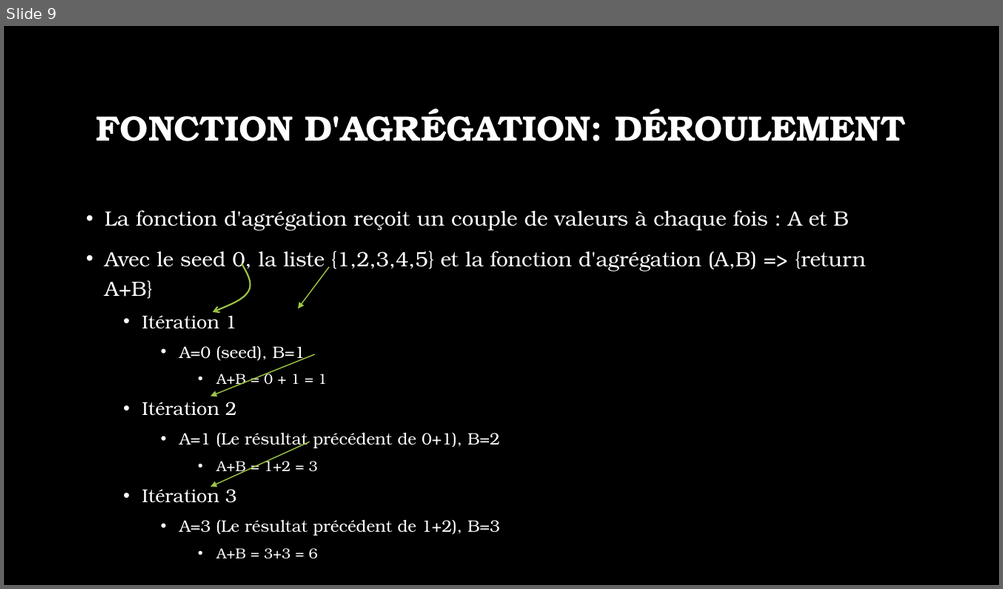
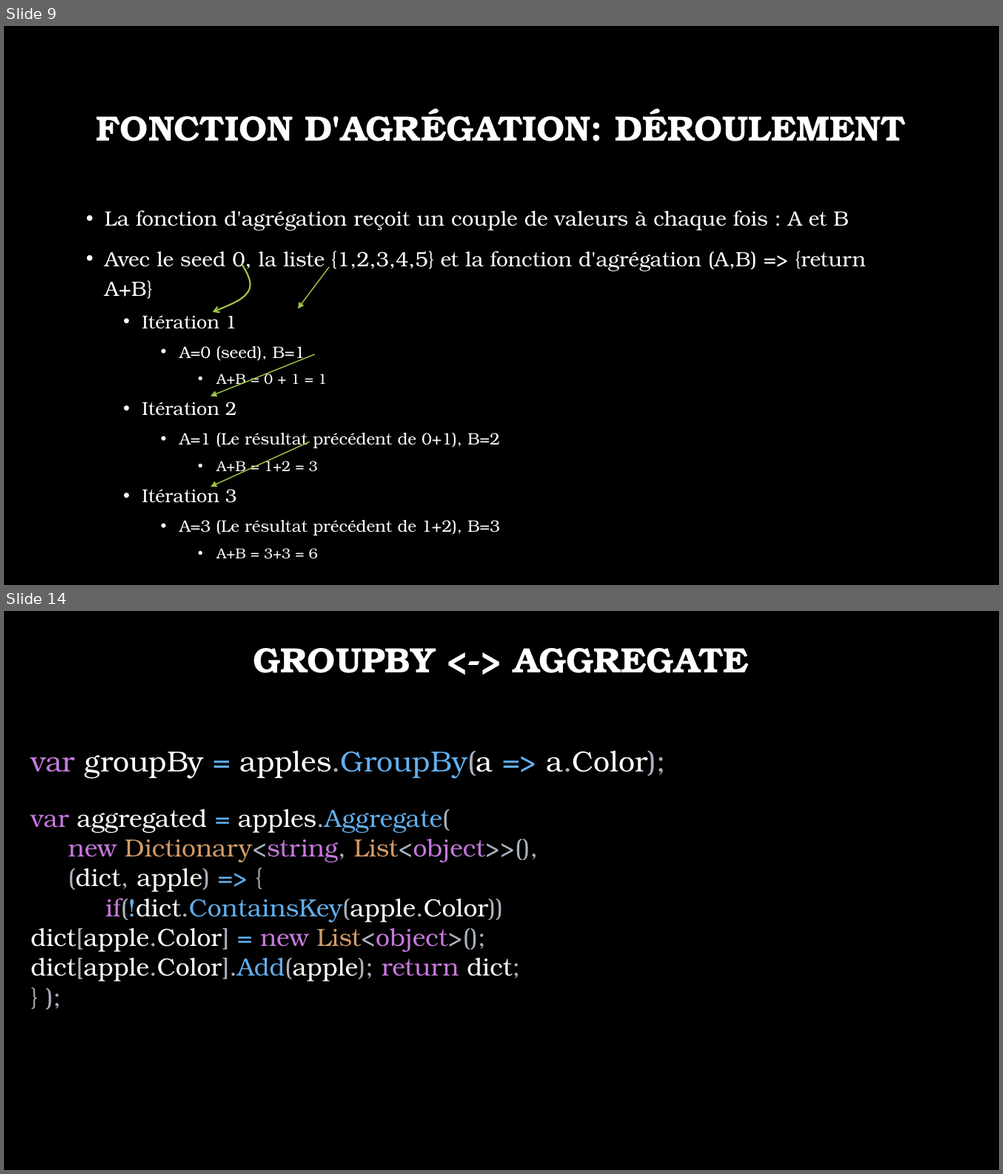
Before and after one commit to jonathanMelly/323-Programmation_fonctionnelle, a slide deck: supports/source/03-Reduce.pptx. Shown one above the other, each under a label of ours: slide 9 before the commit, slides 9 and 14 after it; the slides between them are not shown. The pictures are 1003x589 and 1003x1174 pixels, drawn with LibreOffice and Linux fonts; fonts in the diff are those of the drawing; background and template pictures are left out. Boxes give left, top, right and bottom in pixels: in the first picture for what was removed or moved away, otherwise in the second. Text is boxed around its words. In the diff, an @@ line names an element or a change of style, - is before the commit and + after.

Commit message:
feat(reduce ppt): added groupby+dictionary

```diff
--- a/supports/source/03-Reduce.pptx
+++ b/supports/source/03-Reduce.pptx
@@ slide 14 added at box(4, 611, 999, 1170), background picture (left out) @@
@@ title added at box(253, 648, 748, 673), 34 pt, text #FFFFFF, bold @@
+GROUPBY <-> AGGREGATE
@@ text added at box(31, 751, 666, 778), 28 pt, text #FFFFFF @@
+var groupBy = apples.GroupBy(a => a.Color);
@@ text added at box(31, 809, 538, 982), 24 pt, text #FFFFFF @@
+var aggregated = apples.Aggregate(
+new Dictionary<string, List<object>>(),
+(dict, apple) => {
+if(!dict.ContainsKey(apple.Color)) dict[apple.Color] = new List<object>(); dict[apple.Color].Add(apple); return dict;
+} );
```
Also in this commit, not shown: 2 slides changed, 4 other slides added, 1 slide removed.
